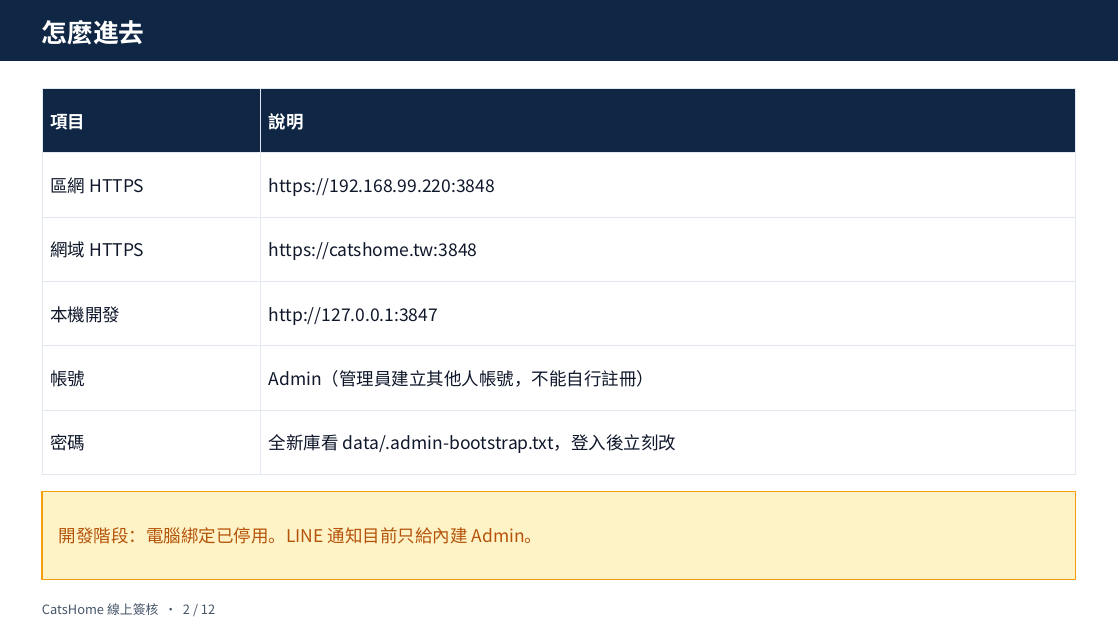
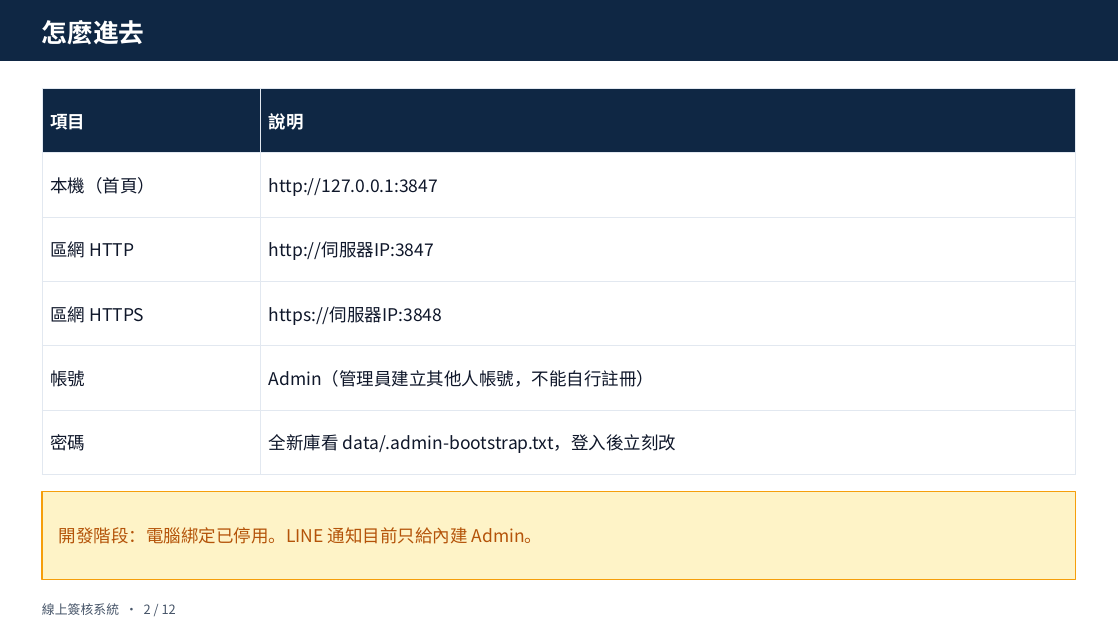
Before and after one commit to qbear555/approval-system, a slide deck: slide 2 of docs/線上簽核系統_操作手冊.pptx. Drawn at 1120x630 pixels with LibreOffice and Linux fonts; fonts in the diff are those of the drawing. Boxes give left, top, right and bottom in pixels: in the first picture for what was removed or moved away, otherwise in the second. Text is boxed around its words. In the diff, an @@ line names an element or a change of style, - is before the commit and + after.

Commit message:
docs: drop brand names from public copy and point home to localhost
GitHub About, README, and package description now say 線上簽核系統
and use http://127.0.0.1:3847 as the homepage.

```diff
--- a/docs/線上簽核系統_操作手冊.pptx
+++ b/docs/線上簽核系統_操作手冊.pptx
@@ table at (x1=42, y1=88, x2=1075, y2=475) @@
-row 2, column 1: 區網 HTTPS
+row 2, column 1: 本機（首頁）
-row 2, column 2: https://192.168.99.220:3848
+row 2, column 2: http://127.0.0.1:3847
-row 3, column 1: 網域 HTTPS
+row 3, column 1: 區網 HTTP
-row 3, column 2: https://catshome.tw:3848
+row 3, column 2: http://伺服器IP:3847
-row 4, column 1: 本機開發
+row 4, column 1: 區網 HTTPS
-row 4, column 2: http://127.0.0.1:3847
+row 4, column 2: https://伺服器IP:3848
@@ text at (x1=42, y1=603, x2=176, y2=615): text changed @@
-CatsHome 線上簽核 · 2 / 12
+線上簽核系統 · 2 / 12
```
Also in this commit, not shown: 10 other slides changed, 5 other files.
